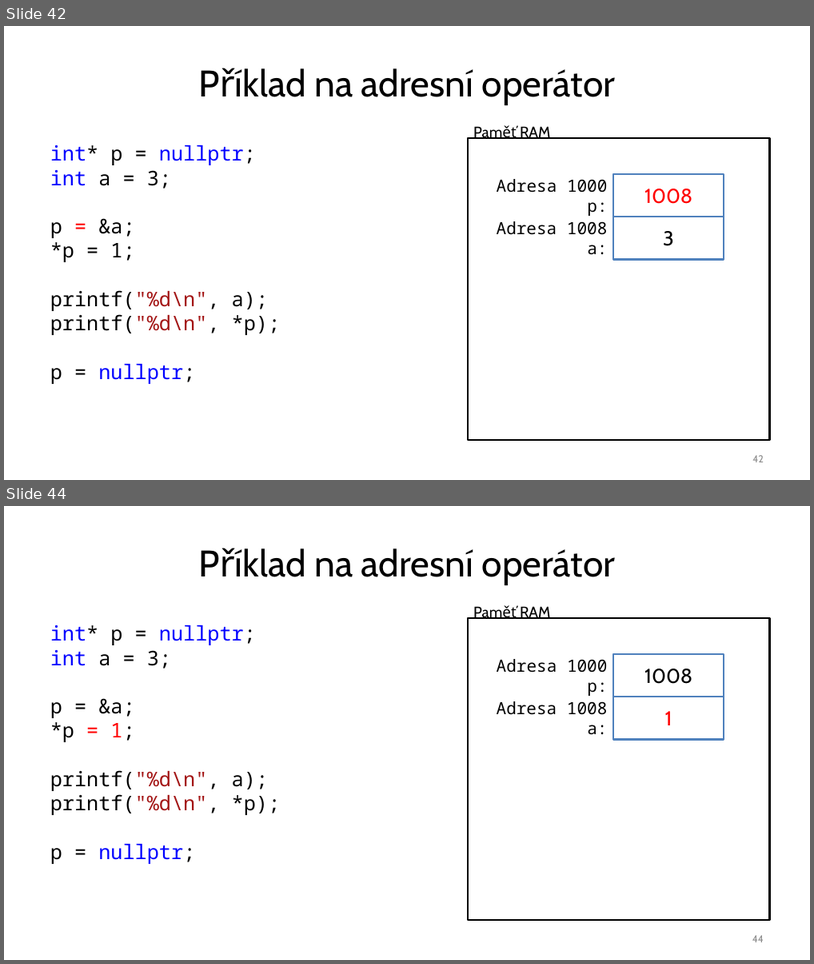
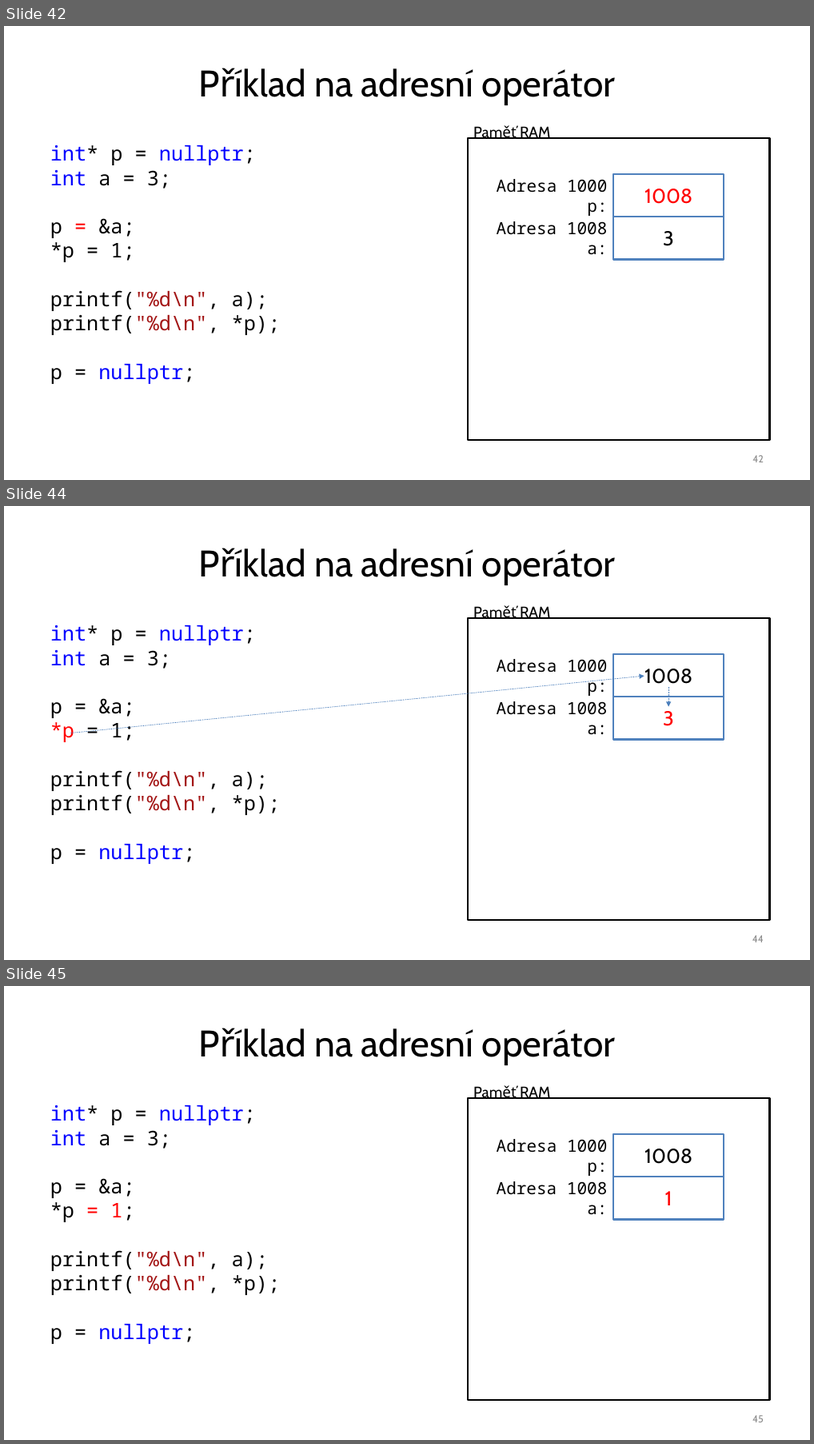
Before and after one commit to ekral/FAI, a slide deck: OPCPP/presentations/02_prezentace_OPR_ukazatele.pptx. Shown one above the other, each under a label of ours: slides 42 and 44 before the commit, slides 42, 44 and 45 after it; the slides between them are not shown. The pictures are 814x964 and 814x1444 pixels, drawn with LibreOffice and Linux fonts; fonts in the diff are those of the drawing. Boxes give left, top, right and bottom in pixels: in the first picture for what was removed or moved away, otherwise in the second. Text is boxed around its words. In the diff, an @@ line names an element or a change of style, - is before the commit and + after.

```diff
--- a/OPCPP/presentations/02_prezentace_OPR_ukazatele.pptx
+++ b/OPCPP/presentations/02_prezentace_OPR_ukazatele.pptx
@@ slide 44 added at bbox=[4, 506, 810, 960], background #FFFFFF @@
@@ title added at bbox=[314, 548, 616, 585], 44 pt, text #000000 @@
+Příklad na adresní operátor
@@ text added at bbox=[50, 625, 281, 864], 24 pt, text #000000 @@
+int* p = nullptr;
+int a = 3;
+p = &a;
+*p = 1;
+printf("%d\n", a);
+printf("%d\n", *p);
+p = nullptr;
@@ rectangle added at bbox=[468, 618, 770, 919], fill #FFFFFF, outline #000000 2 pt @@
@@ text added at bbox=[520, 606, 550, 619], 18 pt, text #000000 @@
+Paměť RAM
@@ text added at bbox=[497, 659, 607, 696], 20 pt, text #000000 @@
+Adresa 1000
+  p:
@@ rectangle added at bbox=[614, 654, 725, 697], fill #FFFFFF, outline #4F81BD 2 pt, 24 pt, text #000000 @@
+1008
@@ arrow added from (70, 733) to (645, 676), #4B7EBC 0.75 pt dashed @@
@@ rectangle added at bbox=[614, 696, 725, 740], fill #FFFFFF, outline #4F81BD 2 pt, 24 pt, text #FF0000 @@
+3
@@ arrow added from (669, 686) to (669, 707), #4B7EBC 0.75 pt dashed @@
@@ text added at bbox=[497, 701, 608, 735], 20 pt, text #000000 @@
+Adresa 1008
+  a:
@@ page number added at bbox=[753, 935, 764, 942], 12 pt, text #8C8C8C @@
+44
@@ what was slide 44 is now slide 45 @@
@@ page number at bbox=[753, 1415, 764, 1422]: text changed @@
-44
+45
```
Also in this commit, not shown: 3 slides changed.
